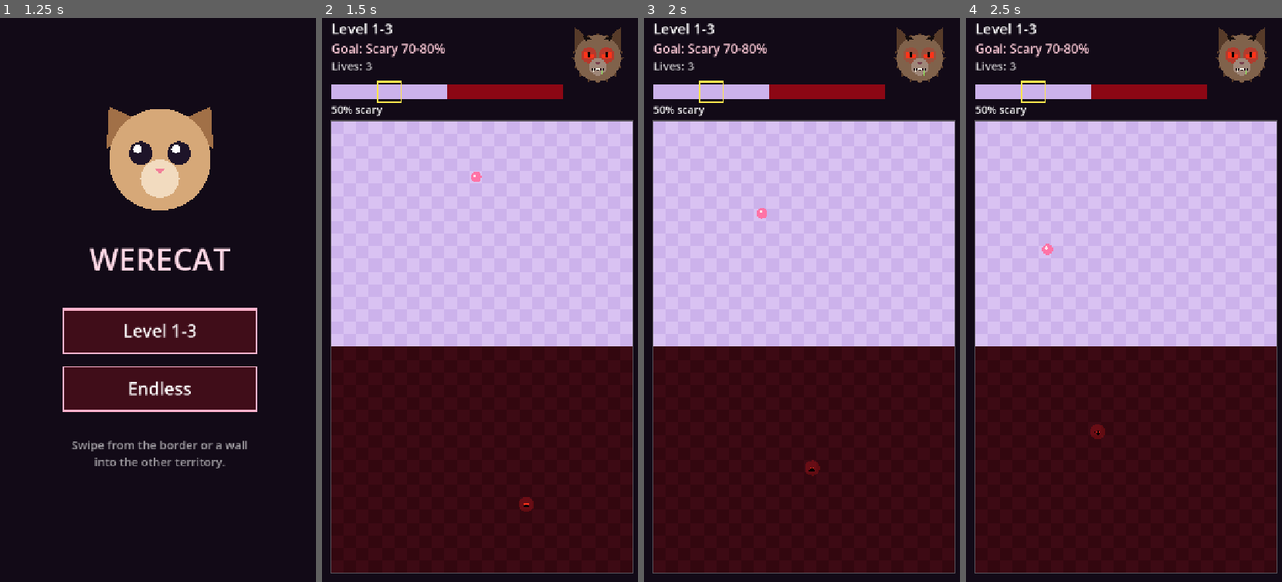
Above: before the commit, frames 1-4 (left to right).
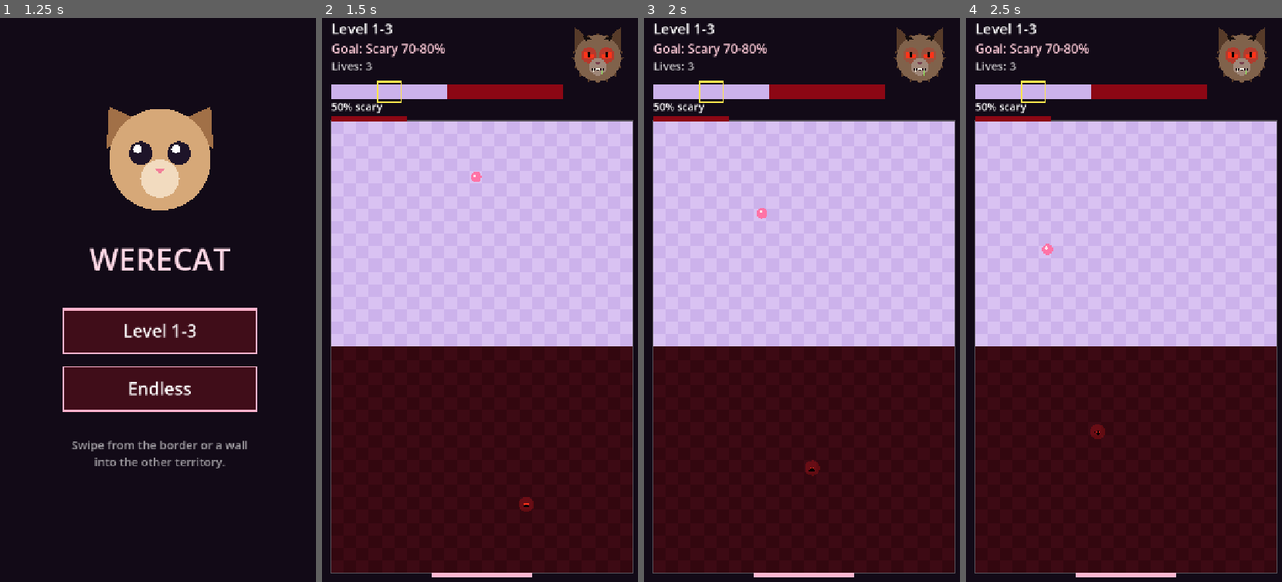
Above: after the commit, the same moments.

Repository: DArtagnon-wiki/Werecat
Game: Godot game, scene res://scenes/main.tscn
The game is run twice, just before and just after one commit, with the same random seed, the same clock (stepped at 60 frames per second) and the same inputs.
Inputs (mouse positions are in pixels of both pictures, inside the frame that each line leads up to):
- Up to frame 1 (1.25 s): move the mouse to (237, 277) at 0.52 s; click (237, 277) at 0.67 s
- Up to frame 2 (1.5 s): tap Enter at 1.25 s; drag from (413, 339) to (464, 435) at 1.27 s
- Up to frame 3 (2 s): no input
- Up to frame 4 (2.5 s): move the mouse to (1161, 175) at 2.02 s; click (1161, 175) at 2.17 s

Frame 1 is identical in both runs. In frame 2, 0.7% of the frame differs, in the area x 2-67%, y 15-100%; in frame 3, 0.7%; in frame 4, 0.7%.

Commit message:
Add colored frame segments as wall anchors
Levels can paint stretches of the frame Cute or Scary. They anchor
walls like the border does, sit outside the grid, and never count
toward the Cute/Scary %. Plain frame is still not an anchor.
Level 1-3 gets a Cute segment on the bottom and a Scary one top-left.

Co-Authored-By: Claude Opus 5.5 <noreply@anthropic.com>
Claude-Session: https://claude.ai/code/session_01CCdRuYqredGgCwEvjBADnw

Diff:
--- a/scripts/main.gd
+++ b/scripts/main.gd
@@ -3,8 +3,10 @@
 ##
 ## Wall rules:
 ##   - Walls only invade: a Cute wall grows into Scary territory and vice versa.
-##   - Walls start at an anchor: the Cute/Scary border or a finished wall.
-##     The wall takes the anchor's color. The outer frame is not an anchor.
+##   - Walls start at an anchor: the Cute/Scary border, a finished wall, or
+##     a colored frame segment. The wall takes the anchor's color. Plain
+##     frame is not an anchor. Frame segments sit outside the grid, so they
+##     never count toward the Cute/Scary %.
 ##   - A wall grows one way, in the swipe direction, until it reaches the
 ##     frame, a finished wall, or territory of its own color.
 ##   - A bouncer touching a growing wall breaks it (lose a life).
@@ -40,6 +42,9 @@
 
 const LEVEL := {
 	"name": "1-3",
+	# Colored frame segments: [side, from, to, color]. side = top/bottom/left/right,
+	# from/to = cell range along that side (inclusive).
+	"frame": [["bottom", 8, 15, 0], ["top", 0, 5, 1]],
 	"goal_min": 70.0,
 	"goal_max": 80.0,
 	"cute_bouncers": 1,
@@ -64,6 +69,7 @@
 var next_spawn := 0.0
 var spawn_type := CUTE
 var nope := 0.0                  # "nope" wobble timer for an invalid swipe
+var frame := {}                  # Vector2i (just outside the grid) -> color
 var touch_start = null
 var font: Font
 var rng := RandomNumberGenerator.new()
@@ -87,6 +93,7 @@
 		for x in COLS:
 			cells[idx(x, y)] = CUTE if y < ROWS / 2 else SCARY
 	bouncers.clear()
+	frame.clear()
 	wall = null
 	lives = 3
 	hold = 0.0
@@ -99,6 +106,7 @@
 	reset_grid()
 	goal_min = LEVEL.goal_min
 	goal_max = LEVEL.goal_max
+	load_frame(LEVEL.frame)
 	for i in LEVEL.cute_bouncers:
 		spawn_bouncer(CUTE)
 	for i in LEVEL.scary_bouncers:
@@ -118,6 +126,26 @@
 	spawn_bouncer(CUTE)
 	spawn_bouncer(SCARY)
 	state = "play"
+
+
+func load_frame(segments: Array) -> void:
+	for seg in segments:
+		for k in range(seg[1], seg[2] + 1):
+			var c: Vector2i
+			match seg[0]:
+				"top": c = Vector2i(k, -1)
+				"bottom": c = Vector2i(k, ROWS)
+				"left": c = Vector2i(-1, k)
+				_: c = Vector2i(COLS, k)
+			frame[c] = seg[3]
+
+
+## Color of a cell for anchoring: grid cells use their territory color,
+## frame segments their own color, plain frame = -1 (not an anchor).
+func anchor_color(c: Vector2i) -> int:
+	if in_grid(c):
+		return cells[idx(c.x, c.y)]
+	return frame.get(c, -1)
 
 
 ## Spawns a bouncer on a random open cell of its own territory.
@@ -193,16 +221,17 @@
 	for k in offsets:
 		var s: Vector2i = c + dir * k
 		var a: Vector2i = s - dir
-		if not (in_grid(s) and in_grid(a)):
+		if not in_grid(s):
 			continue
 		var si := idx(s.x, s.y)
-		var ai := idx(a.x, a.y)
 		if solid[si] == 1:
 			continue
-		# anchor must be the other color: either a finished wall or the
-		# territory across the border. Same color = can't invade own side.
-		if cells[ai] != cells[si]:
-			wall = {"start": s, "dir": dir, "color": cells[ai], "len": 1.0}
+		# anchor must be the other color: a finished wall, the territory
+		# across the border, or a colored frame segment. Same color = can't
+		# invade your own side.
+		var ac := anchor_color(a)
+		if ac != -1 and ac != cells[si]:
+			wall = {"start": s, "dir": dir, "color": ac, "len": 1.0}
 			return true
 	return false
 
@@ -388,6 +417,15 @@
 				col = COL_SCARY if (x + y) % 2 == 0 else COL_SCARY_ALT
 			draw_rect(r, col)
 	draw_rect(Rect2(ORIGIN + shake, Vector2(COLS, ROWS) * CELL), Color(1, 1, 1, 0.3), false, 2.0)
+	for c in frame:
+		var fc: Color = COL_WALL_CUTE if frame[c] == CUTE else Color(0.55, 0.03, 0.08)
+		var r := Rect2(ORIGIN + shake + Vector2(c) * CELL, Vector2(CELL, CELL))
+		# draw as a thin strip hugging the grid edge
+		if c.y < 0: r = Rect2(r.position + Vector2(0, CELL * 0.6), Vector2(CELL, CELL * 0.4))
+		elif c.y >= ROWS: r.size.y = CELL * 0.4
+		elif c.x < 0: r = Rect2(r.position + Vector2(CELL * 0.6, 0), Vector2(CELL * 0.4, CELL))
+		else: r.size.x = CELL * 0.4
+		draw_rect(r, fc)
 	if wall != null:
 		var wc := COL_WALL_CUTE if wall.color == CUTE else Color(0.6, 0.05, 0.1)
 		for c in wall_cells():
@@ -443,7 +481,7 @@
 	var g0: float = bar.position.x + bar.size.x * (1.0 - goal_max / 100.0)
 	var g1: float = bar.position.x + bar.size.x * (1.0 - goal_min / 100.0)
 	draw_rect(Rect2(g0, bar.position.y - 6, g1 - g0, bar.size.y + 12), Color(1, 0.9, 0.3), false, 3.0)
-	draw_string(font, Vector2(bar.position.x, bar.end.y + 30), "%d%% scary" % roundi(s), HORIZONTAL_ALIGNMENT_LEFT, -1, 22, Color.WHITE)
+	draw_string(font, Vector2(bar.position.x, bar.end.y + 24), "%d%% scary" % roundi(s), HORIZONTAL_ALIGNMENT_LEFT, -1, 22, Color.WHITE)
 	if mode == "level" and hold > 0.0:
 		draw_arc(Vector2(600, 120), 78, -PI / 2, -PI / 2 + TAU * hold / HOLD_TIME, 48, Color(1, 0.9, 0.3), 6.0)
 
--- a/tests/smoke_test.gd
+++ b/tests/smoke_test.gd
@@ -68,6 +68,14 @@
 	run_wall()
 	check(main.lives == 2, "bouncer breaks a growing wall")
 
+	# Colored frame segments are anchors (bottom cols 8-15 are Cute) but
+	# plain frame is not, and frame never counts toward the %.
+	fresh()
+	check(main.try_start_wall(at(10.5, 35.5), Vector2i(0, -1)), "Cute frame segment anchors a wall into Scary")
+	fresh()
+	check(not main.try_start_wall(at(2.5, 35.5), Vector2i(0, -1)), "plain frame is not an anchor")
+	check(absf(main.scary_percent() - 50.0) < 0.01, "frame segments don't count toward the %")
+
 	main.start_endless()
 	check(main.mode == "endless" and main.bouncers.size() == 2, "endless mode starts with 2 bouncers")
 	main.bouncers.clear()
